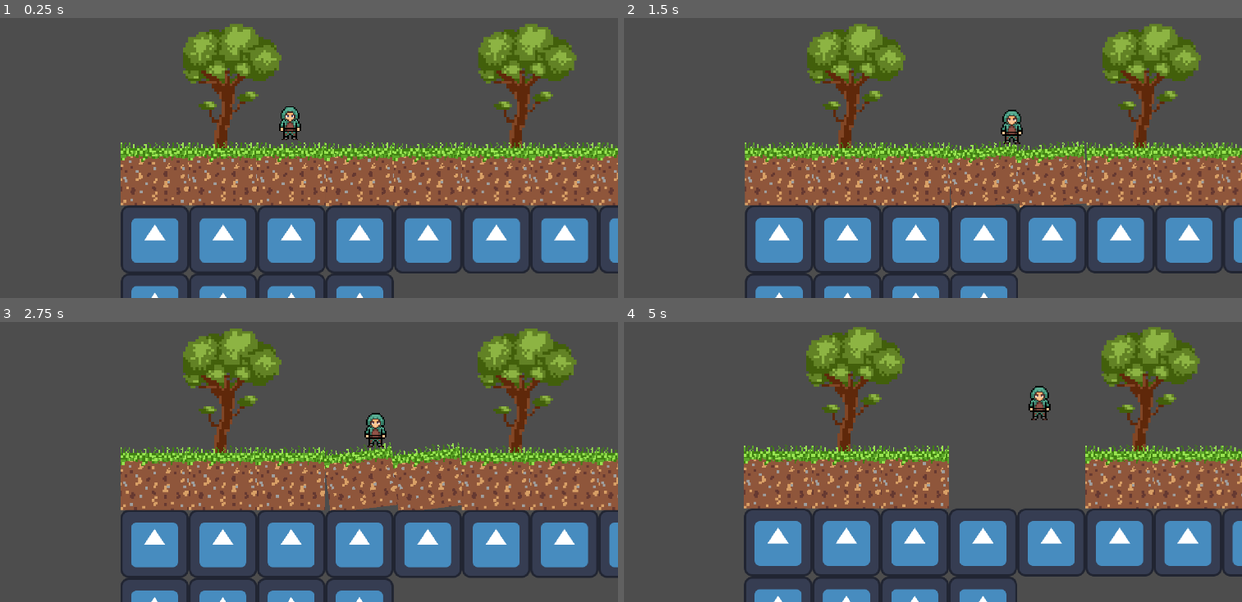
Above: before the commit, frames 1-4 (two rows, left to right).
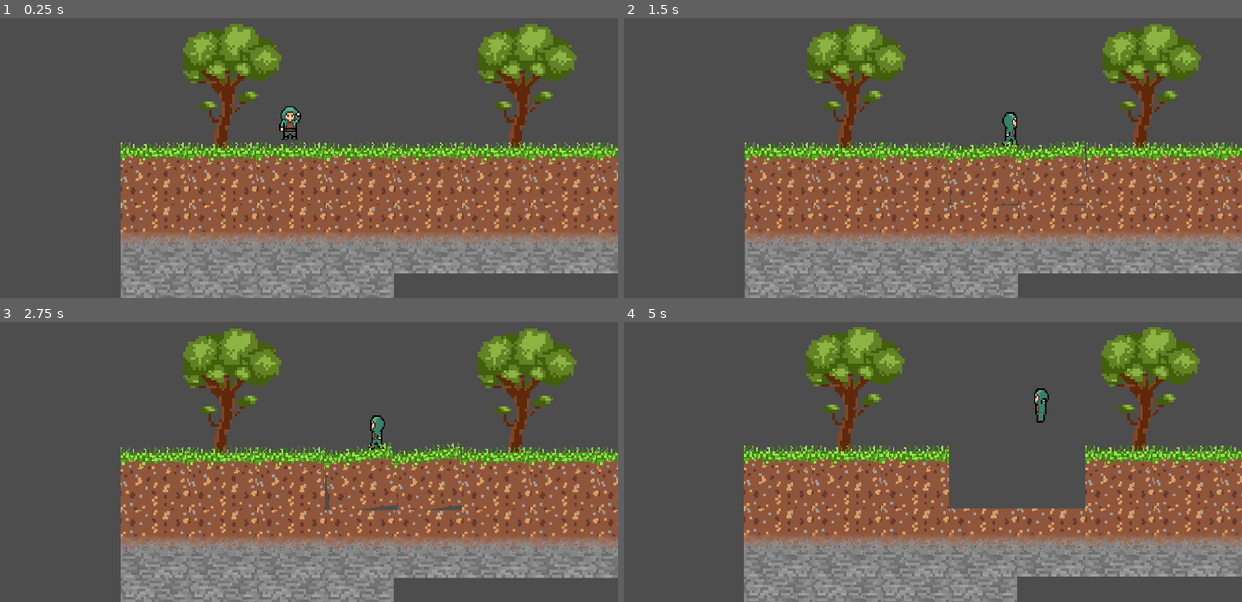
Above: after the commit, the same moments.

Repository: KOEGlike/campfire-mining
Game: Godot game, scene res://main.tscn
Two runs of this game, one before a commit and one after it. Both use one fixed random seed, a clock stepped at 60 frames per second and the inputs below. The engine's default icon, where the game draws it, is replaced by a stand-in: a white triangle on a blue panel in a dark square.
Inputs:
- Up to frame 1 (0.25 s): no input
- Up to frame 2 (1.5 s): tap Enter (ui_accept) at 0.5, 0.77 s; hold Right (ui_right) from 0.53 s (still down)
- Up to frame 3 (2.75 s): tap Enter (ui_accept) at 1.52 s; release Right (ui_right) at 2.03 s; hold Left (ui_left) from 2.03 s (still down)
- Up to frame 4 (5 s): release Left (ui_left) at 2.78 s; hold Right (ui_right) 2.78-4.28 s; tap Enter (ui_accept) at 3.02, 3.77, 4.52 s; hold Left (ui_left) from 4.28 s (still down)

The runs differ from the first frame. In frame 1, 24% of the frame differs, in the area x 19-100%, y 33-100%; in frame 2, 24%; in frame 3, 24%; in frame 4, 24%, in the area x 19-100%, y 22-100%.

Commit message:
added stone aand player animation

Diff:
--- a/surface/map/stone.tscn
+++ b/surface/map/stone.tscn
@@ -1,6 +1,6 @@
 [gd_scene format=3 uid="uid://dsuek3rt1ourq"]
 
-[ext_resource type="Texture2D" uid="uid://dlvtjvm1hincc" path="res://icon.svg" id="1_g6vov"]
+[ext_resource type="Texture2D" uid="uid://nw2t3bsy6nq2" path="res://map/stoneblock.png" id="1_g6vov"]
 
 [sub_resource type="RectangleShape2D" id="RectangleShape2D_n5ddw"]
 size = Vector2(200, 200)
@@ -10,7 +10,7 @@
 [node name="CollisionShape2D" type="CollisionShape2D" parent="." unique_id=1641905734]
 shape = SubResource("RectangleShape2D_n5ddw")
 
-[node name="Icon" type="Sprite2D" parent="." unique_id=1034833419]
-position = Vector2(-1.513958e-05, 2.8014183e-06)
-scale = Vector2(1.5625, 1.5625001)
+[node name="Stoneblock" type="Sprite2D" parent="." unique_id=1544433332]
+position = Vector2(7.6293945e-06, 1.4305115e-06)
+scale = Vector2(4, 4)
 texture = ExtResource("1_g6vov")
--- a/surface/map/stone_grass.tscn
+++ b/surface/map/stone_grass.tscn
@@ -1,6 +1,6 @@
 [gd_scene format=3 uid="uid://b2ymn3we10fvf"]
 
-[ext_resource type="Texture2D" uid="uid://dlvtjvm1hincc" path="res://icon.svg" id="1_tmtth"]
+[ext_resource type="Texture2D" uid="uid://dnck3bitqn415" path="res://map/dirtXstoneblock.png" id="1_tmtth"]
 
 [sub_resource type="RectangleShape2D" id="RectangleShape2D_n5ddw"]
 size = Vector2(200, 200)
@@ -10,7 +10,7 @@
 [node name="CollisionShape2D" type="CollisionShape2D" parent="." unique_id=1641905734]
 shape = SubResource("RectangleShape2D_n5ddw")
 
-[node name="Icon" type="Sprite2D" parent="." unique_id=1034833419]
-position = Vector2(-1.513958e-05, 2.8014183e-06)
-scale = Vector2(1.5625, 1.5625001)
+[node name="DirtXstoneblock" type="Sprite2D" parent="." unique_id=1137970762]
+position = Vector2(7.6293945e-06, 0)
+scale = Vector2(4, 4)
 texture = ExtResource("1_tmtth")
--- a/surface/player/player.gd
+++ b/surface/player/player.gd
@@ -3,6 +3,8 @@
 
 const SPEED = 300.0
 const JUMP_VELOCITY = -400.0
+
+@onready var animated_sprite_2d: AnimatedSprite2D = $AnimatedSprite2D
 
 
 func _physics_process(delta: float) -> void:
@@ -19,7 +21,16 @@
 	var direction := Input.get_axis("ui_left", "ui_right")
 	if direction:
 		velocity.x = direction * SPEED
+		animated_sprite_2d.flip_h=direction<0
+		if not is_on_floor():
+			animated_sprite_2d.play('jump_walk')
+		else:
+			animated_sprite_2d.play('walk')
 	else:
+		if not is_on_floor():
+			animated_sprite_2d.play('jump')
+		else:
+			animated_sprite_2d.play("default")
 		velocity.x = move_toward(velocity.x, 0, SPEED)
 
 	move_and_slide()
--- a/surface/player/player.tscn
+++ b/surface/player/player.tscn
@@ -7,23 +7,15 @@
 
 [sub_resource type="CapsuleShape2D" id="CapsuleShape2D_rkbax"]
 radius = 32.0
-height = 112.0
+height = 96.0
 
 [sub_resource type="AtlasTexture" id="AtlasTexture_qjkh3"]
-atlas = ExtResource("4_yw30f")
-region = Rect2(0, 0, 32, 32)
-
-[sub_resource type="AtlasTexture" id="AtlasTexture_g6k8r"]
 atlas = ExtResource("4_yw30f")
 region = Rect2(0, 0, 32, 32)
 
 [sub_resource type="AtlasTexture" id="AtlasTexture_boad6"]
 atlas = ExtResource("4_yw30f")
 region = Rect2(32, 0, 32, 32)
-
-[sub_resource type="AtlasTexture" id="AtlasTexture_rgyib"]
-atlas = ExtResource("4_yw30f")
-region = Rect2(96, 0, 32, 32)
 
 [sub_resource type="AtlasTexture" id="AtlasTexture_hg6s5"]
 atlas = ExtResource("4_yw30f")
@@ -49,9 +41,6 @@
 }, {
 "frames": [{
 "duration": 1.0,
-"texture": SubResource("AtlasTexture_g6k8r")
-}, {
-"duration": 1.0,
 "texture": SubResource("AtlasTexture_boad6")
 }],
 "loop": true,
@@ -59,9 +48,6 @@
 "speed": 5.0
 }, {
 "frames": [{
-"duration": 1.0,
-"texture": SubResource("AtlasTexture_rgyib")
-}, {
 "duration": 1.0,
 "texture": SubResource("AtlasTexture_hg6s5")
 }],
@@ -85,6 +71,7 @@
 script = ExtResource("1_rkbax")
 
 [node name="CollisionShape2D" type="CollisionShape2D" parent="." unique_id=408051550]
+rotation = 3.1415927
 shape = SubResource("CapsuleShape2D_rkbax")
 
 [node name="Camera2D" type="Camera2D" parent="." unique_id=573020501]
@@ -98,7 +85,6 @@
 position = Vector2(0, -16)
 scale = Vector2(4, 4)
 sprite_frames = SubResource("SpriteFrames_ebec5")
-animation = &"jump"
-frame_progress = 0.01691605
+animation = &"jump_walk"
 
 [node name="AnimationPlayer" type="AnimationPlayer" parent="." unique_id=1372765547]
Binary file added: surface/map/dirtXstoneblock.png
Not shown, added: surface/map/dirtXstoneblock.png.import
Not shown: 1 places in surface/map/map.tscn that only renumber resources
Binary file added: surface/map/stoneblock.png
Not shown, added: surface/map/stoneblock.png.import
